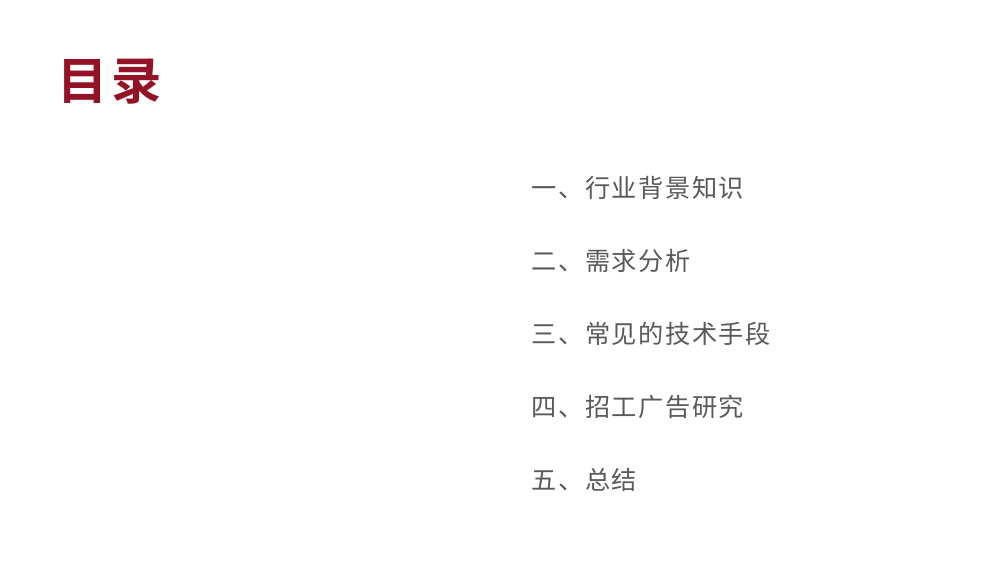
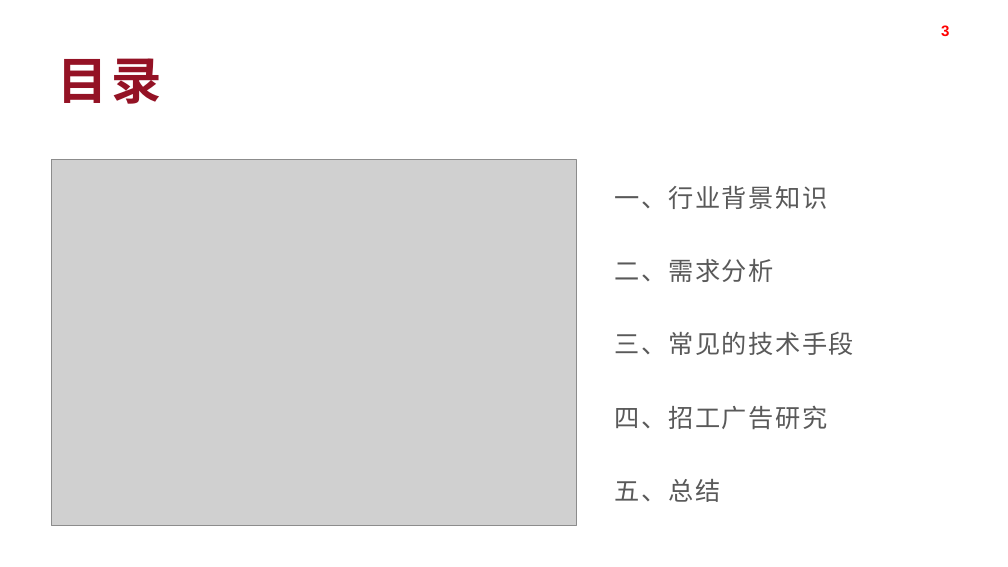
Before and after one commit to pkcile/firstPage, a slide deck: slide 3 of job/gis/download/GIS行业应用-12-28.pptx (slide 2 before the commit). Drawn at 1008x567 pixels with LibreOffice and Linux fonts; fonts in the diff are those of the drawing; grey boxes stand for pictures. Boxes give left, top, right and bottom in pixels: in the first picture for what was removed or moved away, otherwise in the second. Text is boxed around its words. In the diff, an @@ line names an element or a change of style, - is before the commit and + after.

Commit message:
GIS行业应用-12-28-更新

```diff
--- a/job/gis/download/GIS行业应用-12-28.pptx
+++ b/job/gis/download/GIS行业应用-12-28.pptx
@@ page number added at [941,25,949,36], 14.4 pt, text #FF0000, bold @@
+3
@@ text "一、行业背景知识": place and size @@
-text "一、行业背景知识" at [532,176,771,491]
+text "一、行业背景知识" at [615,186,854,502]
@@ picture added at [51,159,576,526] @@
```
Also in this commit, not shown: 66 other slides changed, 1 slide added, 2 slides removed, 3 other files.
